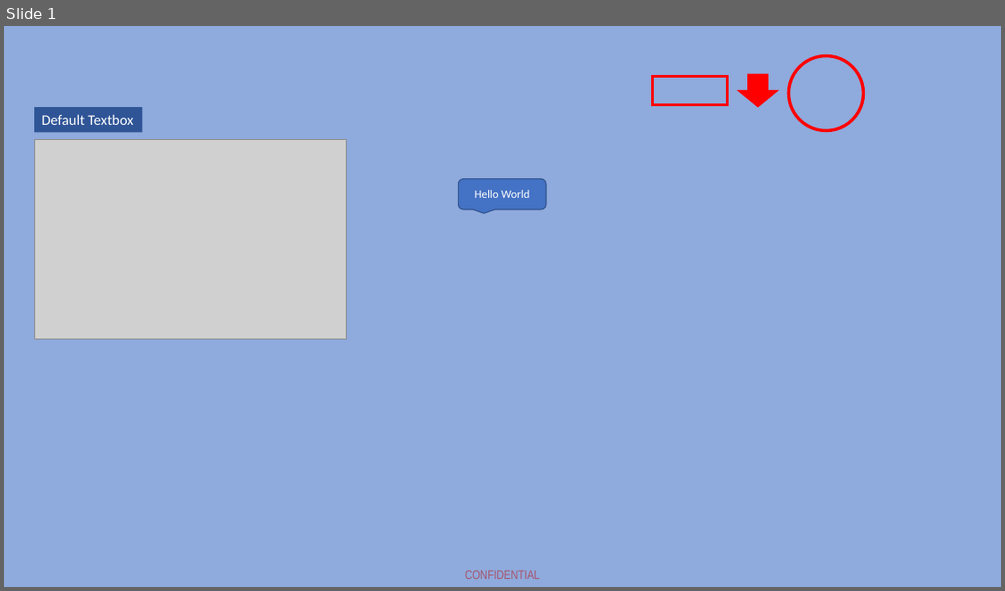
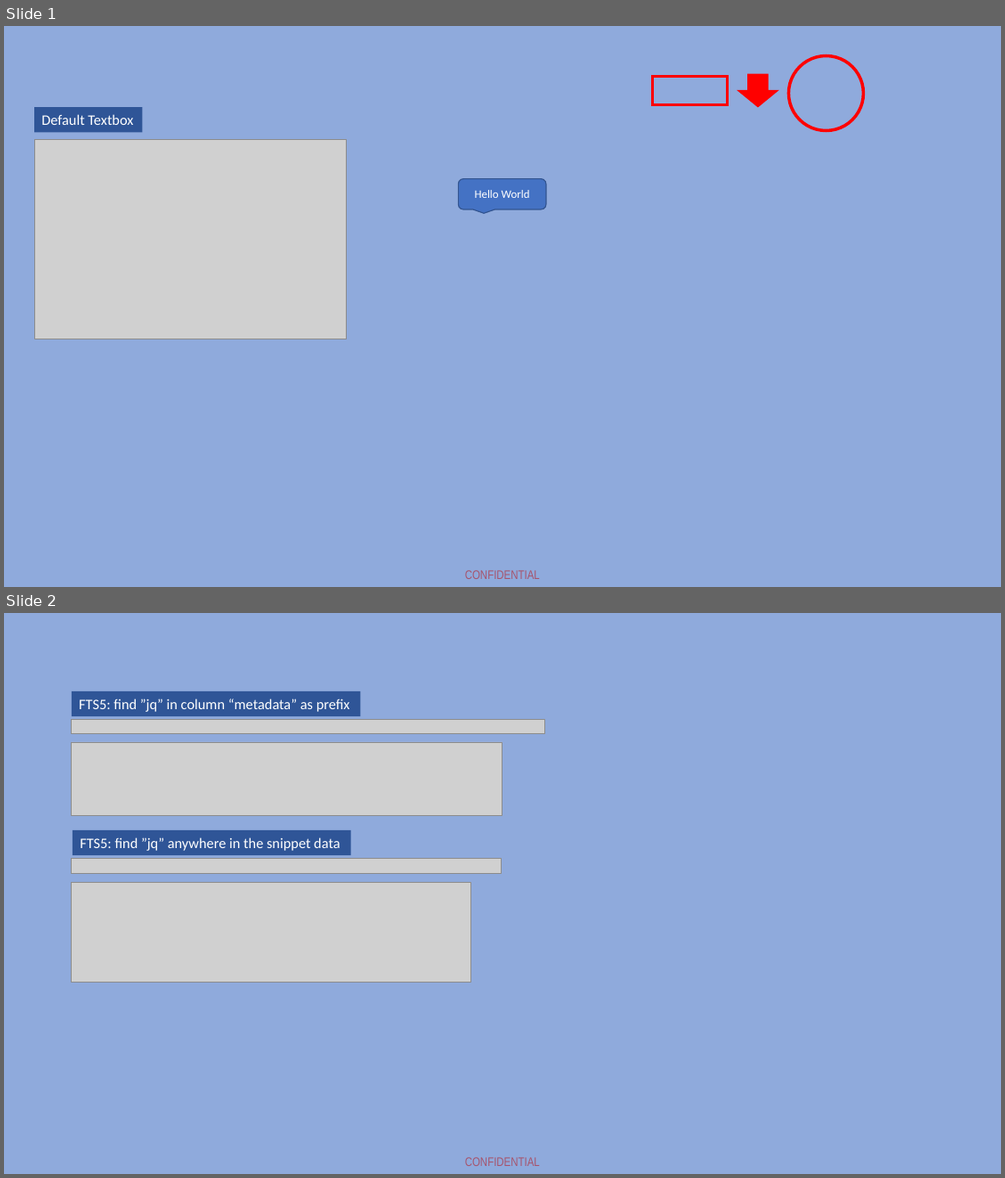
Before and after one commit to sysid/bkmr, a slide deck: docs/bkmr.pptx. Shown one above the other, each under a label of ours: slide 1 before the commit, slides 1 and 2 after it. The pictures are 1005x591 and 1005x1178 pixels, drawn with LibreOffice and Linux fonts; fonts in the diff are those of the drawing; grey boxes stand for pictures. Boxes give left, top, right and bottom in pixels: in the first picture for what was removed or moved away, otherwise in the second. Text is boxed around its words. In the diff, an @@ line names an element or a change of style, - is before the commit and + after.

```diff
--- a/docs/bkmr.pptx
+++ b/docs/bkmr.pptx
@@ slide 2 added at (4, 613, 1001, 1174), background #8FAADC; not listed: 1 template element that a slide beside it also shows @@
@@ rectangle added at (72, 691, 360, 717), fill #2F5597, 14 pt, text #FFFFFF @@
+FTS5: find ”jq” in column “metadata” as prefix
@@ picture added at (72, 719, 544, 733) @@
@@ picture added at (72, 742, 502, 817) @@
@@ rectangle added at (73, 830, 351, 855), fill #2F5597, 14 pt, text #FFFFFF @@
+FTS5: find ”jq” anywhere in the snippet data
@@ picture added at (72, 859, 502, 874) @@
@@ picture added at (72, 882, 471, 981) @@
```
Also in this commit, not shown: 1 other slide added, 1 slide removed, 5 other files.
